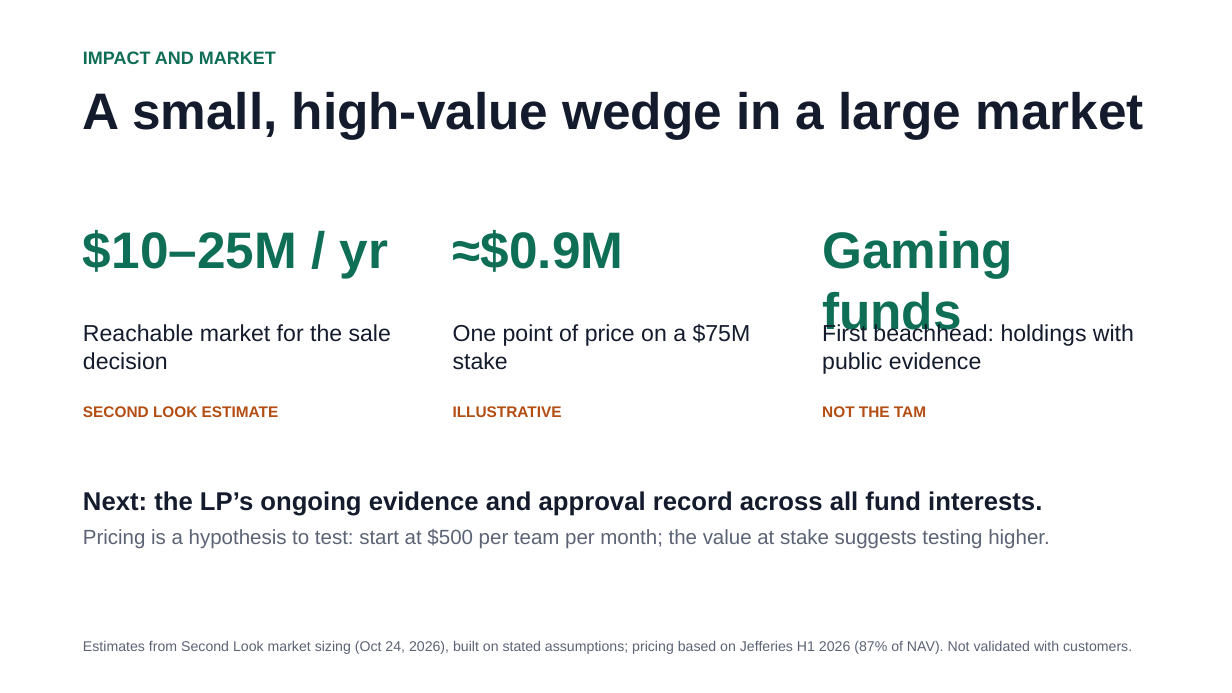
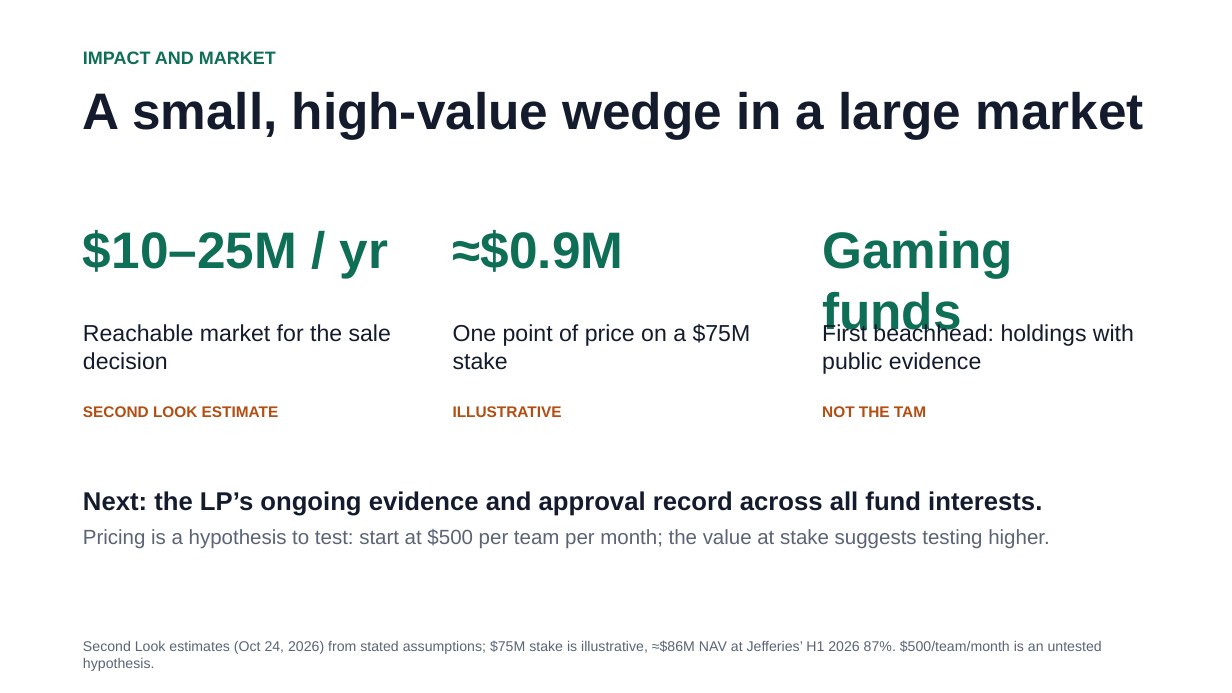
Before and after one commit to LaiderBrainTrust/Second_Look, a slide deck: slide 6 of docs/presentation/second-look-pitch.pptx. Drawn at 1232x693 pixels with LibreOffice and Linux fonts; fonts in the diff are those of the drawing. Boxes give left, top, right and bottom in pixels: in the first picture for what was removed or moved away, otherwise in the second. Text is boxed around its words. In the diff, an @@ line names an element or a change of style, - is before the commit and + after.

```diff
--- a/docs/presentation/second-look-pitch.pptx
+++ b/docs/presentation/second-look-pitch.pptx
@@ text at bbox=[83, 640, 1102, 671]: text changed @@
-Estimates from Second Look market sizing (Oct 24, 2026), built on stated assumptions; pricing based on Jefferies H1 2026 (87% of NAV). Not validated with customers.
+Second Look estimates (Oct 24, 2026) from stated assumptions; $75M stake is illustrative, ≈$86M NAV at Jefferies’ H1 2026 87%. $500/team/month is an untested hypothesis.
```
Also in this commit, not shown: 2 other slides changed, 1 other file.
